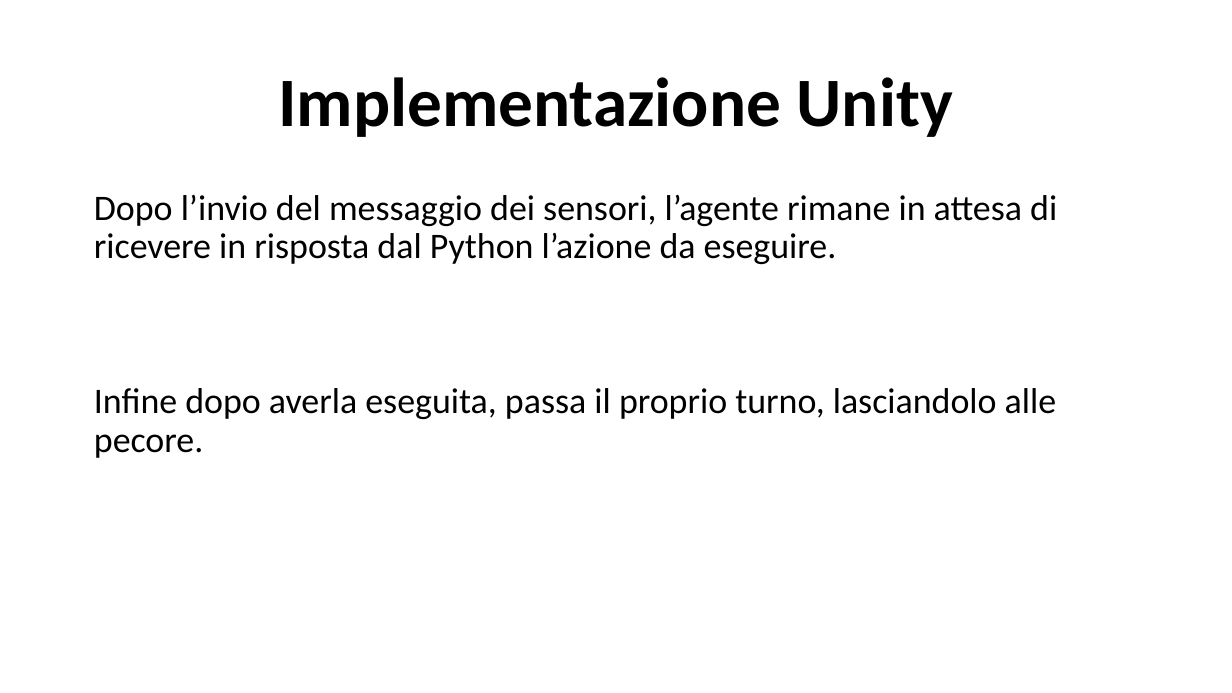
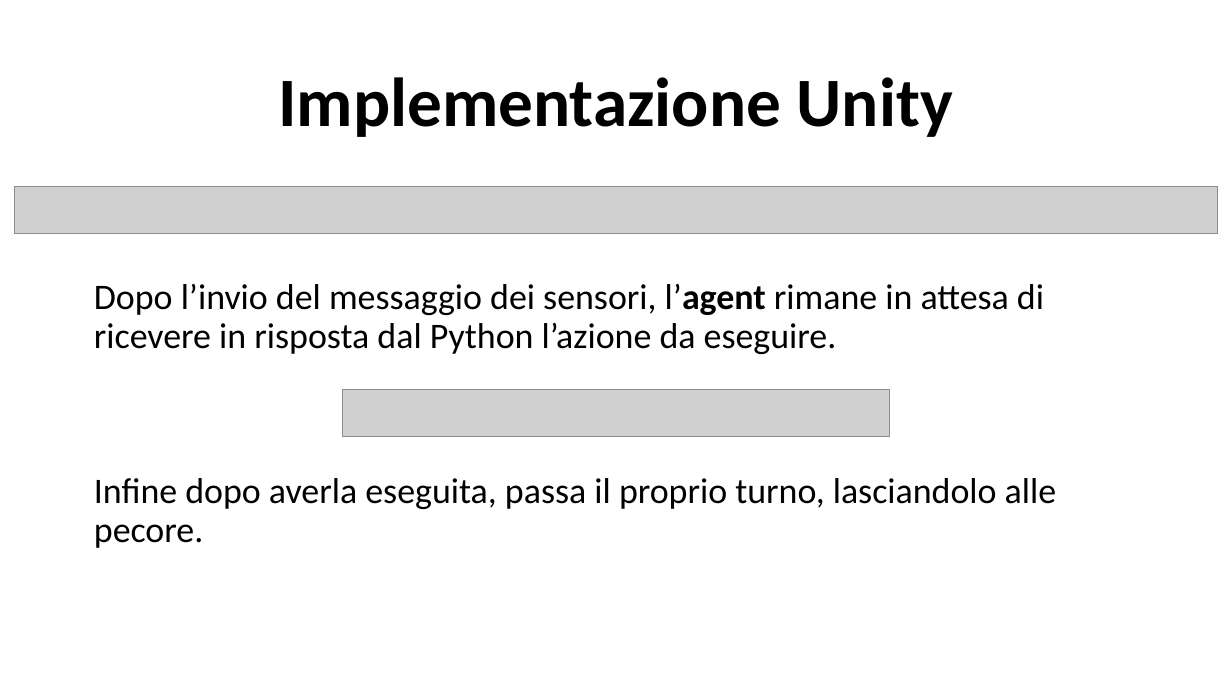
Before and after one commit to LorisNanni91/ProgettoRobotica, a slide deck: slide 9 of Presentazione progetto.pptx. Drawn at 1232x693 pixels with LibreOffice and Linux fonts; fonts in the diff are those of the drawing; grey boxes stand for pictures. Boxes give left, top, right and bottom in pixels: in the first picture for what was removed or moved away, otherwise in the second. Text is boxed around its words. In the diff, an @@ line names an element or a change of style, - is before the commit and + after.

```diff
--- a/Presentazione progetto.pptx
+++ b/Presentazione progetto.pptx
@@ picture added at (x1=14, y1=187, x2=1218, y2=234) @@
@@ text "Dopo l’invio del messaggio dei ..." moved from (x1=94, y1=195, x2=1057, y2=458) to (x1=94, y1=284, x2=1057, y2=548) @@
@@ text at (x1=94, y1=284, x2=1044, y2=354): text changed @@
-Dopo l’invio del messaggio dei sensori, l’agente rimane in attesa di ricevere in risposta dal Python l’azione da eseguire.
+Dopo l’invio del messaggio dei sensori, l’agent rimane in attesa di ricevere in risposta dal Python l’azione da eseguire.
@@ picture added at (x1=342, y1=389, x2=890, y2=436) @@
```
Also in this commit, not shown: 10 other slides changed, 1 slide added, 14 other files.
